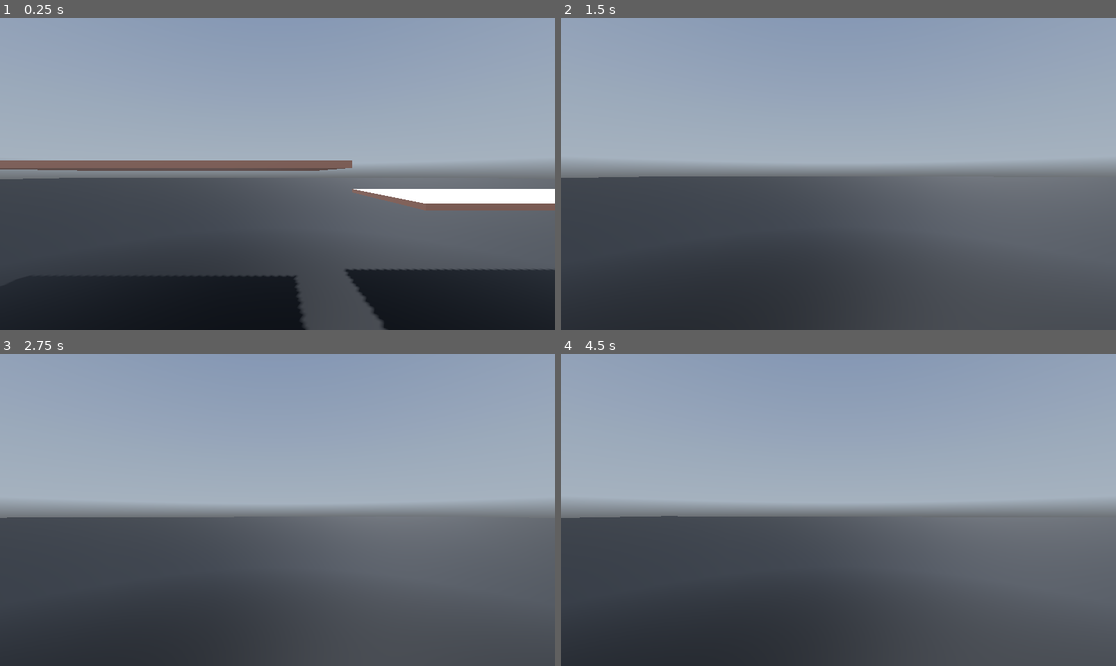
Above: before the commit, frames 1-4 (two rows, left to right).
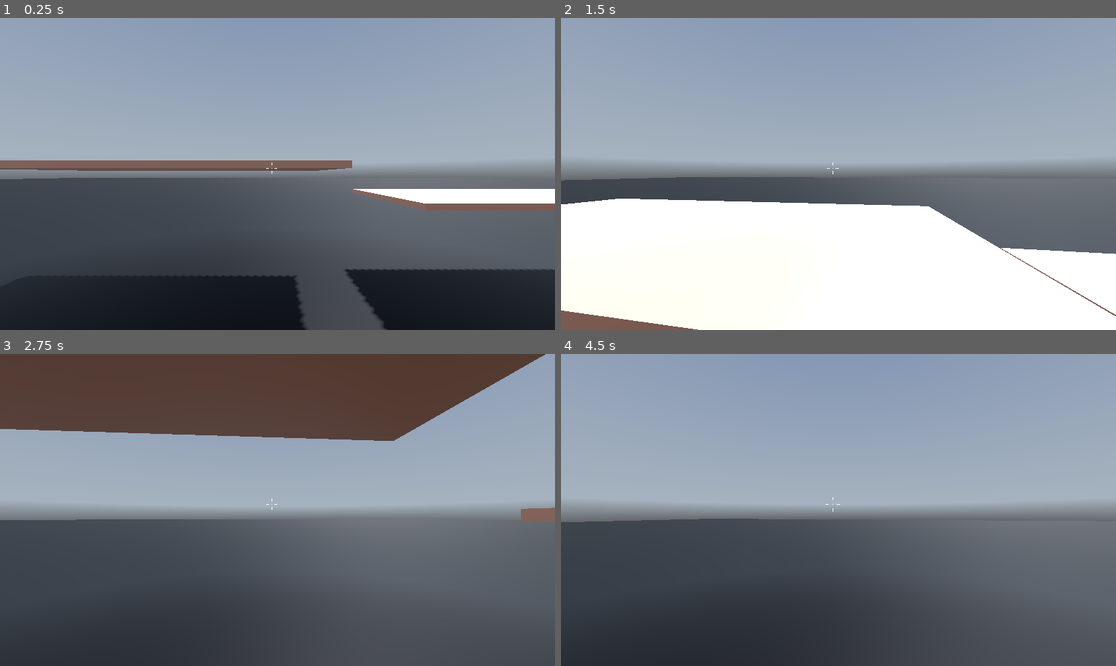
Above: after the commit, the same moments.

Repository: Sherry65-code/godot-fps-game-practise-1
Game: Godot game, scene res://MainScene.tscn
Two runs of this game, one before a commit and one after it. Both use one fixed random seed, a clock stepped at 60 frames per second and the inputs below. A sky picture missing from this copy of the repository is replaced by a grey-blue gradient.
Inputs (mouse positions are in pixels of both pictures, inside the frame that each line leads up to):
- Up to frame 1 (0.25 s): no input
- Up to frame 2 (1.5 s): move the mouse to (866, 174) at 0.52 s; hold Ctrl (crouch) 0.53-1.28 s; hold W (move_forward) from 0.53 s (still down); tap Space (jump) at 0.77 s; move the mouse to (810, 174) at 1.27 s; tap Ctrl (crouch) at 1.35 s
- Up to frame 3 (2.75 s): keep holding W (move_forward); tap Space (jump) at 1.52 s; move the mouse to (288, 503) at 2.02 s; hold Ctrl (crouch) from 2.03 s (still down)
- Up to frame 4 (4.5 s): keep holding W (move_forward); move the mouse to (832, 516) at 2.77 s; release Ctrl (crouch) at 2.78 s; tap Ctrl (crouch) at 2.85, 4.35 s; tap Space (jump) at 3.02, 3.77 s; move the mouse to (877, 513) at 3.52 s; hold Ctrl (crouch) 3.53-4.28 s; move the mouse to (794, 506) at 4.27 s

The runs differ from the first frame. In frame 1, less than 0.1% of the frame differs, in the area x 47-50%, y 46-50%; in frame 2, 37%, in the area x 0-100%, y 46-100%; in frame 3, 23%; in frame 4, 0.5%.

Commit message:
Fixed Crouching and added dynamic crosshair

Diff:
--- /dev/null
+++ b/Scripts/Reticle.gd
@@ -0,0 +1,32 @@
+extends CenterContainer
+
+@export var RETICLE_LINES : Array[Line2D]
+@export var PLAYER_CONTROLLER : CharacterBody3D
+@export_range(0, 10, 0.05) var RETICLE_SPEED : float = 0.25
+@export_range(0, 10, 0.1) var RETICLE_DISTANCE : float = 2.0
+@export_range(0, 5, 0.1) var DOT_RADIUS : float = 1.0
+@export var DOT_COLOR : Color = Color.WHITE
+
+# Called when the node enters the scene tree for the first time.
+func _ready():
+	queue_redraw()
+
+
+# Called every frame. 'delta' is the elapsed time since the previous frame.
+func _process(delta):
+	adjust_reticle_lines()
+
+
+func _draw():
+		draw_circle(Vector2(0, 0), DOT_RADIUS, DOT_COLOR)
+
+func adjust_reticle_lines():
+	var vel = PLAYER_CONTROLLER.get_real_velocity()
+	var origin = Vector3(0, 0, 0)
+	var pos = Vector2(0, 0)
+	var speed = origin.distance_to(vel)
+
+	RETICLE_LINES[0].position = lerp(RETICLE_LINES[0].position, pos + Vector2(0, -speed * RETICLE_DISTANCE), RETICLE_SPEED) # Top
+	RETICLE_LINES[1].position = lerp(RETICLE_LINES[1].position, pos + Vector2(speed * RETICLE_DISTANCE, 0), RETICLE_SPEED) # Right
+	RETICLE_LINES[2].position = lerp(RETICLE_LINES[2].position, pos + Vector2(0, speed * RETICLE_DISTANCE), RETICLE_SPEED) # Bottom
+	RETICLE_LINES[3].position = lerp(RETICLE_LINES[3].position, pos + Vector2(-speed * RETICLE_DISTANCE, 0), RETICLE_SPEED) # Left
--- a/Scripts/fps_controller.gd
+++ b/Scripts/fps_controller.gd
@@ -1,14 +1,18 @@
 extends CharacterBody3D
 
+@export_range(1, 10, 0.1) var WALK_MOVE_SPEED : float = 5.0
+@export_range(1, 10, 0.1) var CROUCH_MOVE_SPEED : float = 2.0
 @export var MOUSE_SENSITIVITY : float = 0.5
 @export var TILT_LOWER_LIMIT := deg_to_rad(-90.0)
 @export var TILT_UPPER_LIMIT := deg_to_rad(90.0)
 @export var CAMERA_CONTROLLER : Camera3D
 @export var ANIMATION_PLAYER : AnimationPlayer
 @export_range(5, 10, 0.1) var CROUCH_SPEED : float = 7.0
-const SPEED = 5.0
+@export var CROUCH_SHAPECAST : Node3D
+
 const JUMP_VELOCITY = 4.5
 
+var _speed : float
 var _mouse_input : bool = false
 var _rotation_input : float
 var _tilt_input : float
@@ -47,6 +51,10 @@
 func _ready():
 	Input.set_mouse_mode(Input.MOUSE_MODE_CAPTURED)
 
+	_speed = WALK_MOVE_SPEED
+
+	CROUCH_SHAPECAST.add_exception($".")
+
 func _unhandled_input(event):
 	_mouse_input = event is InputEventMouseMotion and Input.get_mouse_mode() == Input.MOUSE_MODE_CAPTURED
 	if _mouse_input:
@@ -67,17 +75,28 @@
 	var input_dir = Input.get_vector("move_left", "move_right", "move_forward", "move_backward")
 	var direction = (transform.basis * Vector3(input_dir.x, 0, input_dir.y)).normalized()
 	if direction:
-		velocity.x = direction.x * SPEED
-		velocity.z = direction.z * SPEED
+		velocity.x = direction.x * _speed
+		velocity.z = direction.z * _speed
 	else:
-		velocity.x = move_toward(velocity.x, 0, SPEED)
-		velocity.z = move_toward(velocity.z, 0, SPEED)
+		velocity.x = move_toward(velocity.x, 0, _speed)
+		velocity.z = move_toward(velocity.z, 0, _speed)
 
 	move_and_slide()
 
 func toggle_crouch():
-	if _is_crouching:
+	if _is_crouching and !CROUCH_SHAPECAST.is_colliding():
 		ANIMATION_PLAYER.play("Crouch", -1, -CROUCH_SPEED, true)
+		set_movement_speed("default")
 	else:
 		ANIMATION_PLAYER.play("Crouch", -1, CROUCH_SPEED)
+		set_movement_speed("crouching")
+
+func _on_animation_player_animation_started(anim_name):
 	_is_crouching = !_is_crouching
+
+func set_movement_speed(state : String):
+	match state:
+		"default":
+			_speed = WALK_MOVE_SPEED
+		"crouching":
+			_speed = CROUCH_MOVE_SPEED
--- a/player.tscn
+++ b/player.tscn
@@ -1,6 +1,7 @@
-[gd_scene load_steps=7 format=3 uid="uid://bsm4difams88w"]
+[gd_scene load_steps=9 format=3 uid="uid://bsm4difams88w"]
 
 [ext_resource type="Script" path="res://Scripts/fps_controller.gd" id="1_3qu36"]
+[ext_resource type="Script" path="res://Scripts/Reticle.gd" id="2_ra4ma"]
 
 [sub_resource type="CapsuleShape3D" id="CapsuleShape3D_qvjbl"]
 
@@ -90,13 +91,16 @@
 
 [sub_resource type="CapsuleMesh" id="CapsuleMesh_ydly0"]
 
-[node name="Player" type="CharacterBody3D" node_paths=PackedStringArray("CAMERA_CONTROLLER", "ANIMATION_PLAYER")]
+[sub_resource type="SphereShape3D" id="SphereShape3D_q7x4f"]
+
+[node name="Player" type="CharacterBody3D" node_paths=PackedStringArray("CAMERA_CONTROLLER", "ANIMATION_PLAYER", "CROUCH_SHAPECAST")]
 floor_stop_on_slope = false
 floor_constant_speed = true
 floor_block_on_wall = false
 script = ExtResource("1_3qu36")
 CAMERA_CONTROLLER = NodePath("CameraController/Camera")
 ANIMATION_PLAYER = NodePath("AnimationPlayer")
+CROUCH_SHAPECAST = NodePath("ShapeCast3D")
 
 [node name="CollisionShape3D" type="CollisionShape3D" parent="."]
 shape = SubResource("CapsuleShape3D_qvjbl")
@@ -113,3 +117,54 @@
 
 [node name="Capsule" type="MeshInstance3D" parent="."]
 mesh = SubResource("CapsuleMesh_ydly0")
+
+[node name="ShapeCast3D" type="ShapeCast3D" parent="."]
+transform = Transform3D(1, 0, 0, 0, 1, 0, 0, 0, 1, 0, 0.496377, 0)
+shape = SubResource("SphereShape3D_q7x4f")
+target_position = Vector3(0, 0.5, 0)
+debug_shape_custom_color = Color(0, 0.760784, 0.333333, 1)
+
+[node name="UserInterface" type="Control" parent="."]
+layout_mode = 3
+anchors_preset = 15
+anchor_right = 1.0
+anchor_bottom = 1.0
+grow_horizontal = 2
+grow_vertical = 2
+mouse_filter = 1
+
+[node name="Reticle" type="CenterContainer" parent="UserInterface" node_paths=PackedStringArray("RETICLE_LINES", "PLAYER_CONTROLLER")]
+layout_mode = 1
+anchors_preset = 8
+anchor_left = 0.5
+anchor_top = 0.5
+anchor_right = 0.5
+anchor_bottom = 0.5
+offset_left = -20.0
+offset_top = -20.0
+offset_right = 20.0
+offset_bottom = 20.0
+grow_horizontal = 2
+grow_vertical = 2
+script = ExtResource("2_ra4ma")
+RETICLE_LINES = [NodePath("Top"), NodePath("Right"), NodePath("Bottom"), NodePath("Left")]
+PLAYER_CONTROLLER = NodePath("../..")
+DOT_RADIUS = 1.4
+
+[node name="Top" type="Line2D" parent="UserInterface/Reticle"]
+points = PackedVector2Array(0, -5, 0, -15)
+width = 2.0
+
+[node name="Left" type="Line2D" parent="UserInterface/Reticle"]
+points = PackedVector2Array(-5, 0, -15, 0)
+width = 2.0
+
+[node name="Bottom" type="Line2D" parent="UserInterface/Reticle"]
+points = PackedVector2Array(0, 5, 0, 15)
+width = 2.0
+
+[node name="Right" type="Line2D" parent="UserInterface/Reticle"]
+points = PackedVector2Array(5, 0, 15, 0)
+width = 2.0
+
+[connection signal="animation_started" from="AnimationPlayer" to="." method="_on_animation_player_animation_started"]
--- a/project.godot
+++ b/project.godot
@@ -15,6 +15,13 @@
 config/features=PackedStringArray("4.2", "Forward Plus")
 boot_splash/show_image=false
 config/icon="res://icon.svg"
+
+[display]
+
+window/size/viewport_width=1920
+window/size/viewport_height=1080
+window/size/mode=3
+window/size/borderless=true
 
 [input]
 
